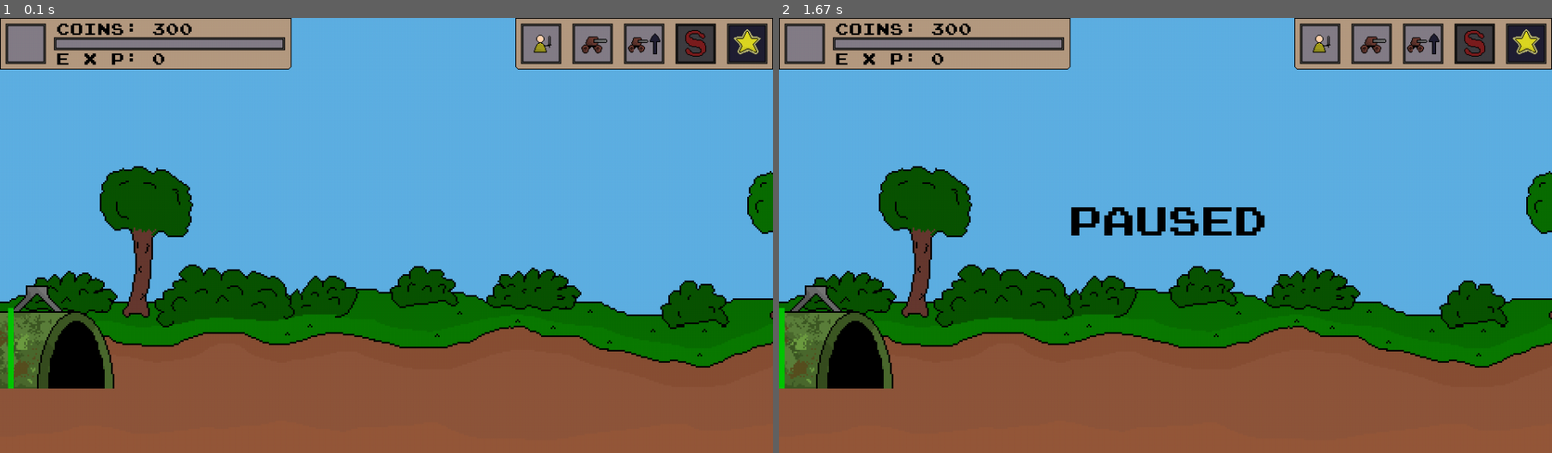
Above: before the commit, frames 1-2 (left to right).
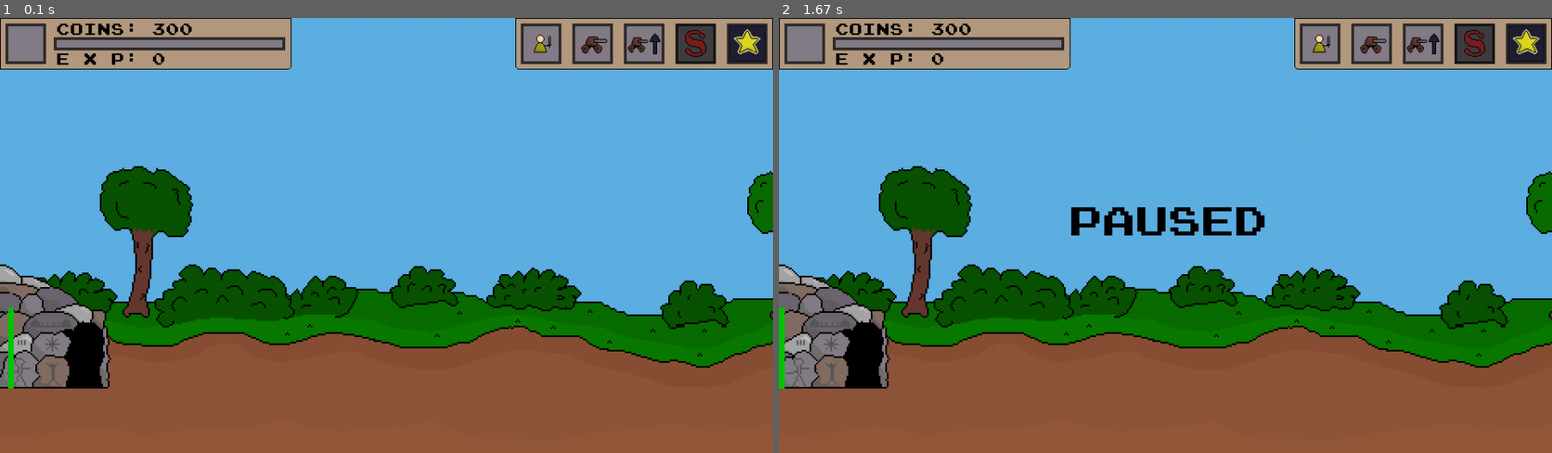
Above: after the commit, the same moments.

Repository: de-dust-enjoyer/age_of_pixel_pygame
Game: pygame game, started from main.py
Same seed, same stepped clock (60 frames per second), same inputs: the game is played once before the commit and once after it.
Inputs (mouse positions are in pixels of both pictures, inside the frame that each line leads up to):
- Up to frame 1 (0.1 s): no input
- Up to frame 2 (1.67 s): hold Esc 0.33-0.8 s; hold Right 0.33-0.8 s; click (840, 287) at 0.88 s

The runs differ from the first frame. In frame 1, 2.5% of the frame differs, in the area x 0-15%, y 56-86%; in frame 2, 2.5%.

Commit message:
fixed a bug with panning the camera

Diff:
--- a/main.py
+++ b/main.py
@@ -42,8 +42,9 @@
 		if self.fullscreen:
 			self.screen = pygame.display.set_mode(self.SCREEN_SIZE, pygame.FULLSCREEN)
 		else:
-			self.screen = pygame.display.set_mode(self.SCREEN_SIZE)
+			self.screen = pygame.display.set_mode(self.SCREEN_SIZE, pygame.RESIZABLE)
 		pygame.display.set_caption(self.WINDOWTITLE)
+		pygame.display.set_icon(pygame.image.load("assets/icon/aow_icon.png"))
 
 		# changing menu variables
 		self.unit_menu_open = False
@@ -119,15 +120,15 @@
 		self.special_available = False
 
 		# current player age
-		self.age = 3
+		self.age = 1
 
 		# current enemy age
-		self.enemy_age = 3
+		self.enemy_age = 1
 
 
 		# player and enemy base upgrade state
 		self.friendly_base_upgrade_state = 0
-		self.enemy_base_upgrade_state = 3
+		self.enemy_base_upgrade_state = 0
 
 		# base upgrade cost
 		self.upgrade_cost = 300
@@ -202,6 +203,7 @@
 		self.turret_sell_button_rect = pygame.Rect(904, 72, 48, 48)
 
 		# importing game assets:
+
 		#	sounds
 
 		#	music
@@ -385,6 +387,16 @@
 
 	def get_input(self):
 		mouse_pos = pygame.mouse.get_pos()
+		if not self.pan_right and not self.pan_left:
+			if self.screen_pan_rect_left.collidepoint(mouse_pos):
+				if self.camera_offset_x <= -8:
+					self.camera_offset_x += self.camera_move_speed
+
+
+			if self.screen_pan_rect_right.collidepoint(mouse_pos):
+				if self.camera_offset_x >= -1912 + self.SCREEN_SIZE[0]:
+					self.camera_offset_x -= self.camera_move_speed
+
 		for event in pygame.event.get():
 			# quits pygame if game window is closed
 			if event.type == pygame.QUIT:
@@ -392,20 +404,7 @@
 				sys.exit()
 
 
-			if self.screen_pan_rect_left.collidepoint(mouse_pos):
-				self.pan_left = True
-
-			elif self.screen_pan_rect_right.collidepoint(mouse_pos):
-				self.pan_right = True
-
-			if not self.screen_pan_rect_right.collidepoint(mouse_pos) and not self.screen_pan_rect_left.collidepoint(mouse_pos):
-				self.pan_right = False
-				self.pan_left = False
-
 			# sets key_pressed variables to True if key is pressed
-
-
-
 
 			if event.type == pygame.KEYDOWN:
 				if event.key == pygame.K_ESCAPE:
@@ -420,9 +419,9 @@
 					else:
 						self.dev_mode = False
 
-				elif event.key == pygame.K_d or event.key == pygame.K_RIGHT:
+				elif event.key == pygame.K_RIGHT or event.key == pygame.K_d:
 					self.pan_right = True
-				elif event.key == pygame.K_a or event.key == pygame.K_LEFT:
+				elif event.key == pygame.K_LEFT or event.key == pygame.K_a:
 					self.pan_left = True
 
 
@@ -432,6 +431,7 @@
 					self.pan_right = False
 				elif event.key == pygame.K_a or event.key == pygame.K_LEFT:
 					self.pan_left = False
+
 
 #>>>>>>>>>>>>>>>>>>>>>>>>>>GAME>LOGIC>LOOP>>>>>>>>>>>>>>>>>>>>>>>>>>>>>>>>>>>>>>>>>
 
